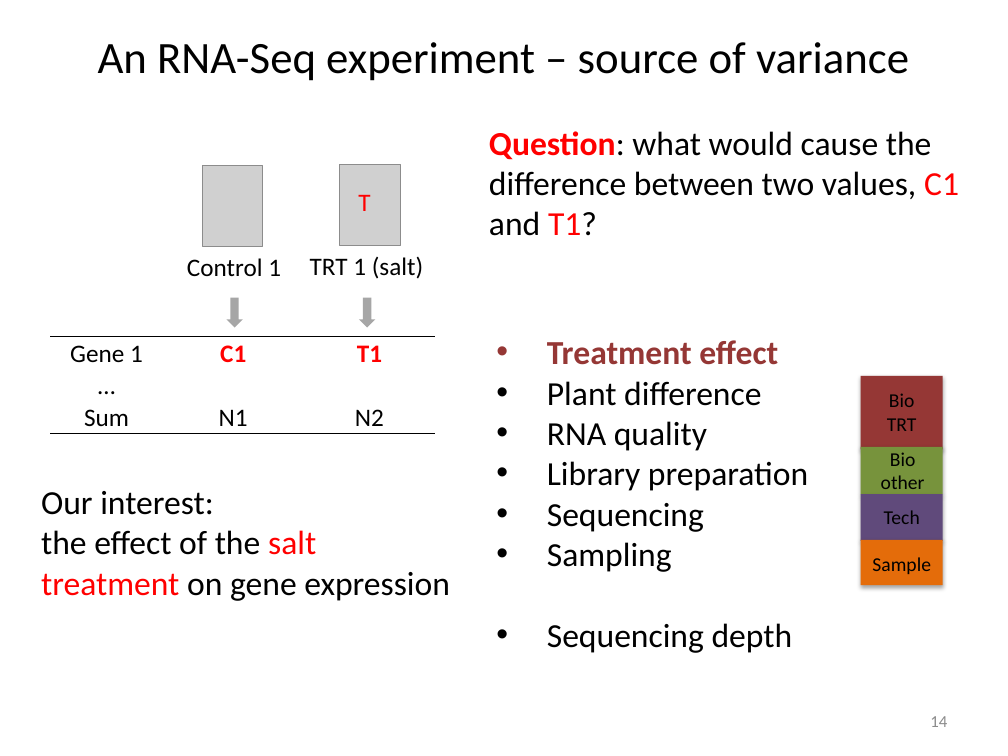
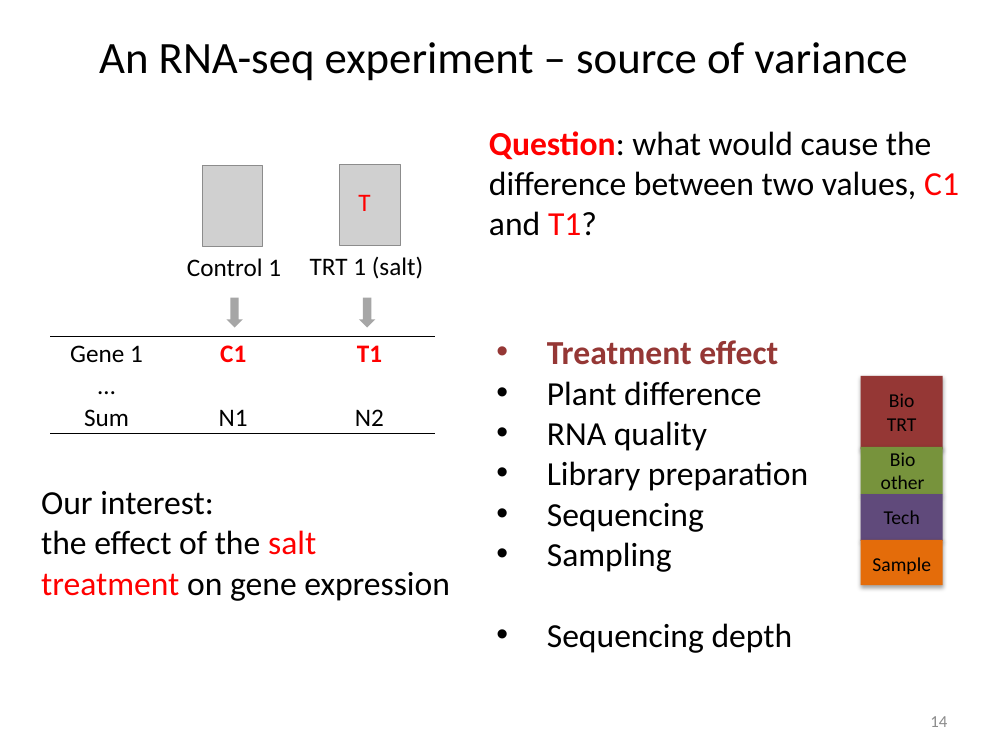
Before and after one commit to liu3zhenlab/teaching, a slide deck: slide 14 of PLPTH813Bioinformatis/2023/lectures/lecture16_DE.pptx. Drawn at 1008x756 pixels with LibreOffice and Linux fonts; fonts in the diff are those of the drawing; grey boxes stand for pictures. Boxes give left, top, right and bottom in pixels: in the first picture for what was removed or moved away, otherwise in the second. Text is boxed around its words. In the diff, an @@ line names an element or a change of style, - is before the commit and + after.

```diff
--- a/PLPTH813Bioinformatis/2023/lectures/lecture16_DE.pptx
+++ b/PLPTH813Bioinformatis/2023/lectures/lecture16_DE.pptx
@@ title at (99,42,907,81): text changed @@
-An RNA-Seq experiment – source of variance
+An RNA-seq experiment – source of variance
```
Also in this commit, not shown: 14 other slides changed, 1 slide added, 4 other files.
